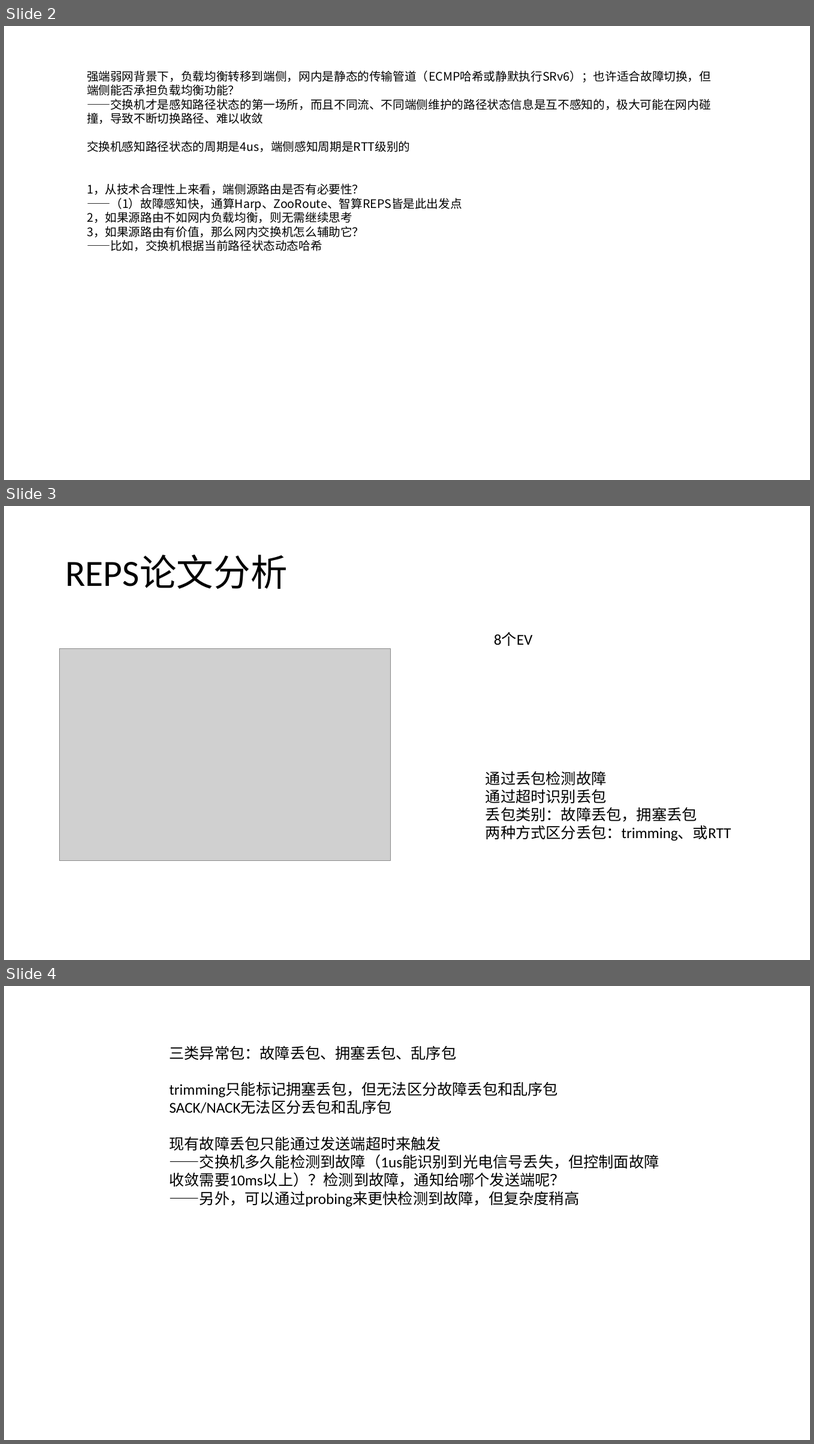
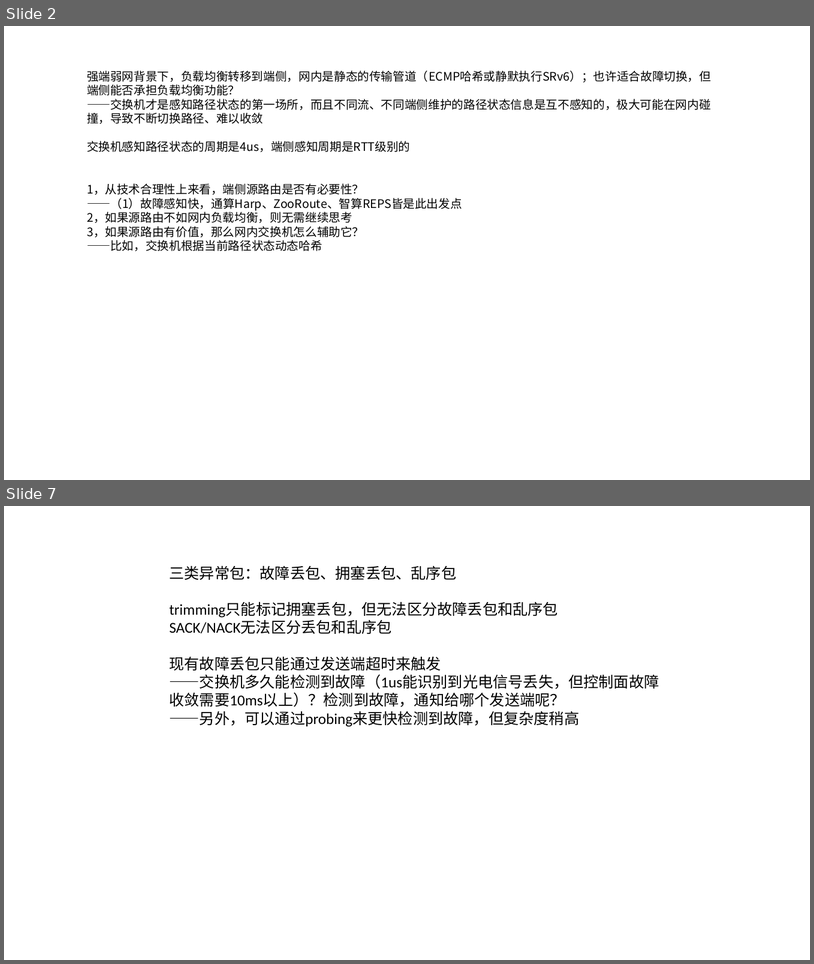
Before and after one commit to dxl041/Academics, a slide deck: Comparison/总结.pptx. Shown one above the other, each under a label of ours: slides 2, 3 and 4 before the commit, slides 2 and 7 after it; the slides between them are not shown. The pictures are 814x1444 and 814x964 pixels, drawn with LibreOffice and Linux fonts; fonts in the diff are those of the drawing; grey boxes stand for pictures. Boxes give left, top, right and bottom in pixels: in the first picture for what was removed or moved away, otherwise in the second. Text is boxed around its words. In the diff, an @@ line names an element or a change of style, - is before the commit and + after.

```diff
--- a/Comparison/总结.pptx
+++ b/Comparison/总结.pptx
@@ slide 3 removed at (4, 506, 810, 960), background #FFFFFF @@
@@ title removed at (65, 555, 287, 589) @@
-REPS论文分析
@@ picture removed at (60, 648, 390, 860) @@
@@ text removed at (494, 632, 533, 646) @@
-8个EV
@@ text removed at (486, 771, 732, 841) @@
-通过丢包检测故障
-通过超时识别丢包
-丢包类别：故障丢包，拥塞丢包
-两种方式区分丢包：trimming、或RTT
@@ what was slide 4 is now slide 7 @@
```
Also in this commit, not shown: 5 slides added, 8 other files.
